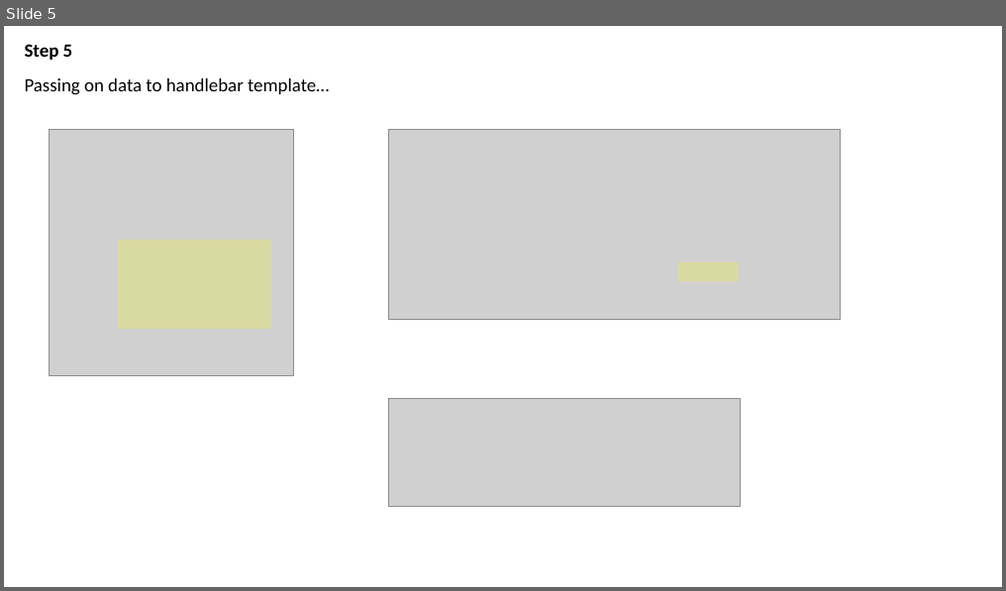
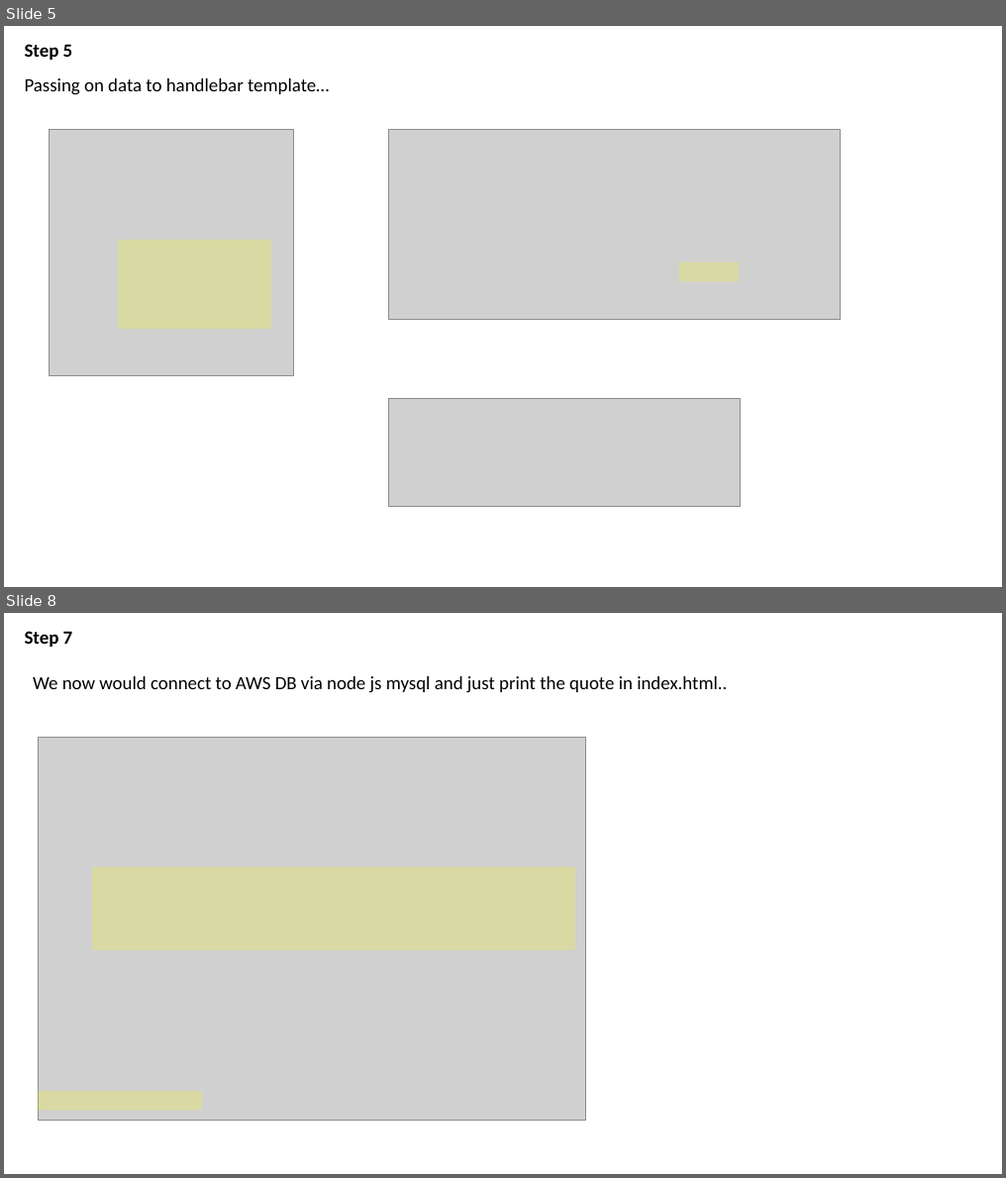
Before and after one commit to parthi2929/hapi-exercise-1, a slide deck: Illustrations.pptx. Shown one above the other, each under a label of ours: slide 5 before the commit, slides 5 and 8 after it; the slides between them are not shown. The pictures are 1006x591 and 1006x1178 pixels, drawn with LibreOffice and Linux fonts; fonts in the diff are those of the drawing; grey boxes stand for pictures. Boxes give left, top, right and bottom in pixels: in the first picture for what was removed or moved away, otherwise in the second. Text is boxed around its words. In the diff, an @@ line names an element or a change of style, - is before the commit and + after.

Commit message:
SQL connection added

```diff
--- a/Illustrations.pptx
+++ b/Illustrations.pptx
@@ slide 8 added at (x1=4, y1=613, x2=1002, y2=1174), background #FFFFFF @@
@@ text added at (x1=25, y1=631, x2=73, y2=647), 18 pt, text #000000, bold @@
+Step 7
@@ text added at (x1=33, y1=676, x2=727, y2=693), 18 pt, text #000000 @@
+We now would connect to AWS DB via node js mysql and just print the quote in index.html..
@@ picture added at (x1=38, y1=738, x2=586, y2=1121) @@
@@ rectangle added at (x1=92, y1=866, x2=575, y2=950), fill #FFFF00 at 21% opacity @@
@@ rectangle added at (x1=38, y1=1091, x2=202, y2=1111), fill #FFFF00 at 21% opacity @@
```
Also in this commit, not shown: 3 other slides added, 5 other files.
